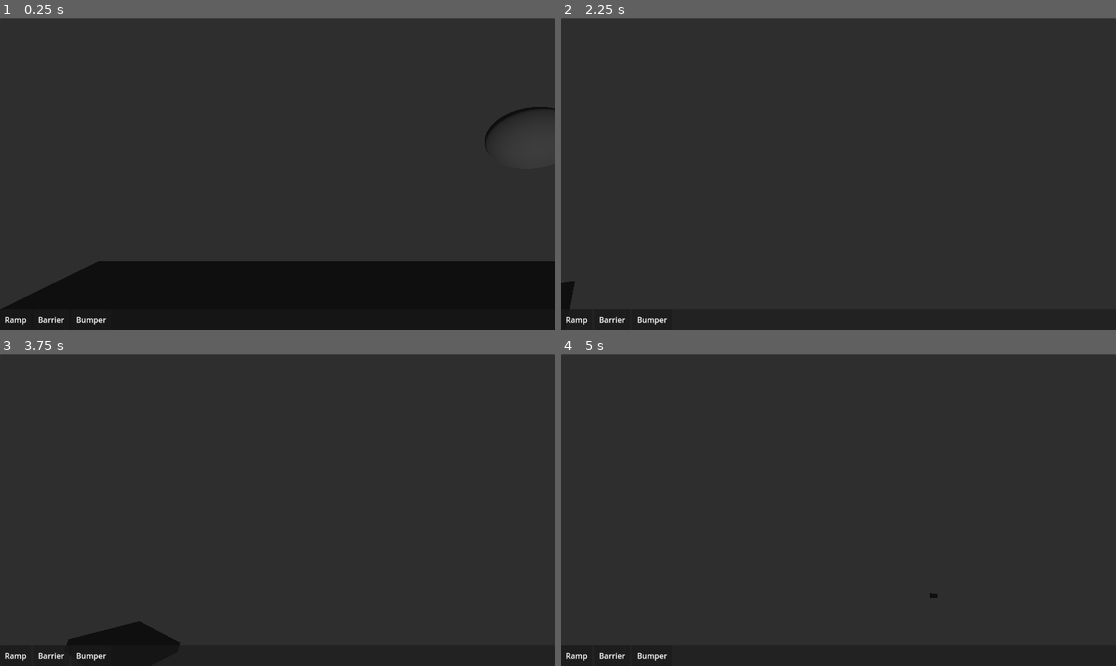
Above: before the commit, frames 1-4 (two rows, left to right).
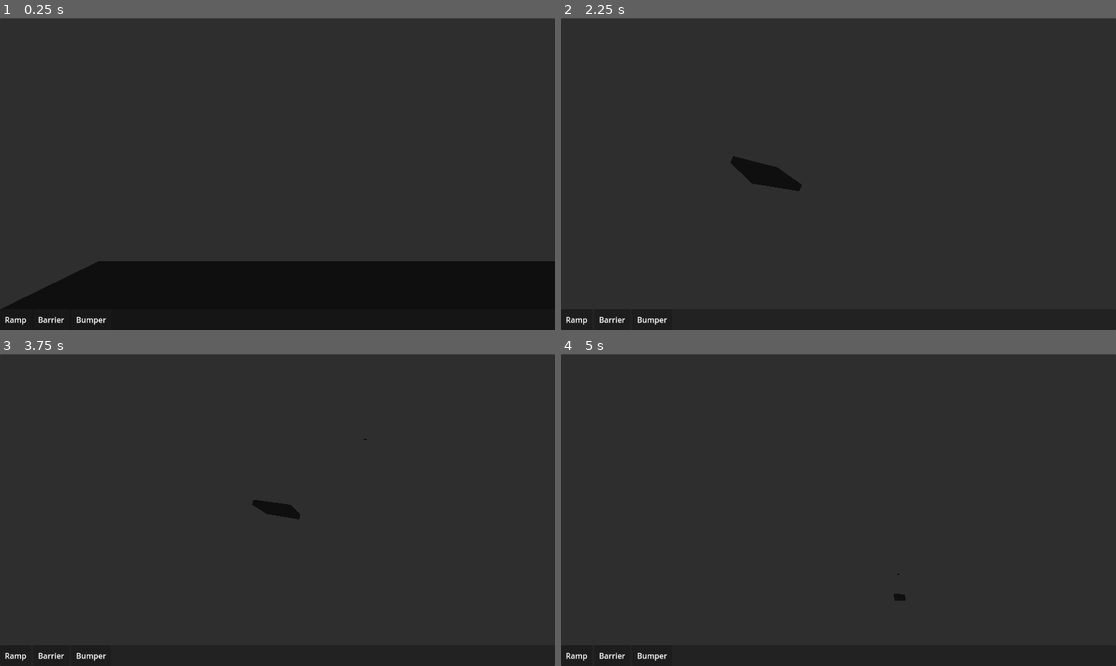
Above: after the commit, the same moments.

Repository: superzero10/twotb
Game: Godot game, scene res://scenes/test_level.tscn
The game is run twice, just before and just after one commit, with the same random seed, the same clock (stepped at 60 frames per second) and the same inputs.
Inputs (mouse positions are in pixels of both pictures, inside the frame that each line leads up to):
- Up to frame 1 (0.25 s): no input
- Up to frame 2 (2.25 s): move the mouse to (866, 174) at 0.52 s; hold Z (move_forward) 0.53-1.25 s; hold Shift (sprint) 0.53-1.25 s; click (866, 174) at 0.67 s; tap Alt (toggle_mouse_capture, bound only before the commit) at 0.8 s; tap Enter at 1.25 s; drag from (577, 320) to (810, 236) at 1.27 s; tap Space (move_up) at 2 s; move the mouse to (610, 320) at 2.02 s; hold D (move_right) from 2.03 s (still down); hold Shift (sprint) from 2.03 s (still down); click (610, 320) at 2.17 s
- Up to frame 3 (3.75 s): tap Alt (toggle_mouse_capture, bound only before the commit) at 2.3, 2.85 s; move the mouse to (271, 516) at 2.77 s; release D (move_right) at 2.78 s; release Shift (sprint) at 2.78 s; hold Z (move_forward) 2.78-3.5 s; click (271, 516) at 2.92 s; tap Shift (sprint) at 3.05 s; tap Enter at 3.5 s; drag from (88, 656) to (305, 510) at 3.52 s
- Up to frame 4 (5 s): tap Space (move_up) at 4.25 s; drag from (672, 463) to (755, 432) at 4.27 s

The runs differ from the first frame. In frame 1, 0.1% of the frame differs, in the area x 87-100%, y 28-43%; in frame 2, 0.9%; in frame 3, 1.2%, in the area x 12-67%, y 27-94%; in frame 4, less than 0.1%.

Commit message:
cam + slowmo

Diff:
--- a/project.godot
+++ b/project.godot
@@ -52,7 +52,7 @@
 "events": [Object(InputEventKey,"resource_local_to_scene":false,"resource_name":"","device":-1,"window_id":0,"alt_press …(195 unchanged characters)…
 ]
 }
-toggle_mouse_capture={
+alt={
 "deadzone": 0.5,
 "events": [Object(InputEventKey,"resource_local_to_scene":false,"resource_name":"","device":-1,"window_id":0,"alt_press …(195 unchanged characters)…
 ]
--- a/scenes/test_level.tscn
+++ b/scenes/test_level.tscn
@@ -23,7 +23,7 @@
 mesh = SubResource("BoxMesh_ks2kn")
 
 [node name="ball" parent="." instance=ExtResource("1_yrt37")]
-transform = Transform3D(1, 0, 0, 0, 1, 0, 0, 0, 1, 3, 3, -4)
+transform = Transform3D(1, 0, 0, 0, 1, 0, 0, 0, 1, 3, 9.29306, -4)
 
 [node name="OmniLight3D" type="OmniLight3D" parent="."]
 omni_range = 10.0
--- a/scripts/camera_control.gd
+++ b/scripts/camera_control.gd
@@ -8,8 +8,18 @@
 # Variables pour stocker la rotation
 var rotation_x: float = 0.0
 var rotation_y: float = 0.0
-var mouse_captured = true
+var camera_active = true
+var ignore_mouse_input = false  # Variable pour ignorer les entrées de la souris temporairement
+var is_slow_motion = false  # Suivi de l'état du slow motion
 
+# Facteur de ralentissement
+@export var slow_motion_scale: float = 0.2  # Valeur entre 0.0 et 1.0
+@export var slow_motion_transition_speed: float = 5.0  # Transition vers le slow motion
+@export var stop_transition_speed: float = 9.5  # Transition vers l'arrêt progressif
+
+# Variables pour gérer la vitesse et l'arrêt progressif
+var current_direction: Vector3 = Vector3.ZERO  # Direction actuelle
+var current_speed: float = 0.0  # Vitesse actuelle
 
 # Fonction appelée lors du démarrage
 func _ready():
@@ -18,20 +28,55 @@
 
 # Gestion des événements d'entrée (souris pour regarder)
 func _input(event: InputEvent):
-	if event is InputEventMouseMotion:
+	if ignore_mouse_input and event is InputEventMouseMotion:
+		return
+
+	if camera_active and event is InputEventMouseMotion:
 		rotation_y -= event.relative.x * look_sensitivity
 		rotation_x -= event.relative.y * look_sensitivity
 		rotation_x = clamp(rotation_x, -90, 90)  # Limiter la rotation verticale
+		rotate_camera()
 
 # Déplacement et application des rotations
 func _process(delta: float):
-	# Appliquer la rotation à la caméra
-	rotation_degrees.x = rotation_x
-	rotation_degrees.y = rotation_y
+	# Vérifier si la touche Alt est pressée pour activer ou désactiver le slow motion
+	if Input.is_action_pressed("alt"):
+		if camera_active:  # Si on active le slow motion
+			activate_slow_motion()
+	else:
+		if is_slow_motion:  # Si on désactive le slow motion
+			deactivate_slow_motion()
 
-	# Calcul du vecteur de direction
+	# Transition vers le slow motion ou retour à la vitesse normale
+	if is_slow_motion:
+		Engine.time_scale = lerp(Engine.time_scale, slow_motion_scale, delta * slow_motion_transition_speed)
+	else:
+		Engine.time_scale = lerp(Engine.time_scale, 1.0, delta * slow_motion_transition_speed)
+
+	# Appliquer les mouvements (normaux ou ralentis)
+	if camera_active or is_slow_motion:
+		apply_progressive_movement(delta)
+
+func activate_slow_motion():
+	camera_active = false
+	is_slow_motion = true
+	ignore_mouse_input = true  # Ignorer temporairement les mouvements de souris
+	Input.set_mouse_mode(Input.MOUSE_MODE_VISIBLE)  # Libère la souris
+
+	# Geler la direction actuelle
+	current_direction = calculate_current_direction()
+	current_speed = move_speed  # Initialiser à la vitesse normale
+
+func deactivate_slow_motion():
+	camera_active = true
+	is_slow_motion = false
+	Input.set_mouse_mode(Input.MOUSE_MODE_CAPTURED)  # Capture la souris
+	ignore_mouse_input = false  # Réactive la gestion de la souris
+	current_speed = 0.0  # Réinitialiser la vitesse après l'arrêt
+
+func calculate_current_direction() -> Vector3:
+	# Calcul du vecteur de direction basé sur les entrées clavier
 	var direction: Vector3 = Vector3.ZERO
-
 	if Input.is_action_pressed("move_forward"):  # Z
 		direction -= transform.basis.z
 	if Input.is_action_pressed("move_backward"):  # S
@@ -44,18 +89,32 @@
 		direction += transform.basis.y
 	if Input.is_action_pressed("move_down"):  # Shift
 		direction -= transform.basis.y
-	# Vérifie si l'action 'toggle_mouse_capture' a été déclenchée
-	if Input.is_action_just_pressed("toggle_mouse_capture"):
-		mouse_captured = not mouse_captured  # Inverse l'état
-		if mouse_captured:
-			Input.set_mouse_mode(Input.MOUSE_MODE_CAPTURED)  # Capture le curseur
-		else:
-			Input.set_mouse_mode(Input.MOUSE_MODE_VISIBLE)  # Libère le curseur
+	return direction.normalized()
 
-	# Ajuster la vitesse (avec ou sans sprint)
-	var speed: float = move_speed
-	if Input.is_action_pressed("sprint"):
-		speed *= sprint_multiplier
+func apply_progressive_movement(delta: float):
+	if is_slow_motion:
+		# Réduire la vitesse progressivement vers zéro
+		current_speed = lerp(current_speed, 0.0, delta * stop_transition_speed)
 
-	# Déplacer la caméra
-	position += direction.normalized() * speed * delta
+		# Déplacer la caméra dans la direction figée avec la vitesse réduite
+		position += current_direction * current_speed * delta
+	elif camera_active:
+		# Appliquer la rotation actuelle aux axes
+		rotation_degrees.x = rotation_x
+		rotation_degrees.y = rotation_y
+
+		# Calculer la direction dynamique si la caméra est active
+		var direction = calculate_current_direction()
+
+		# Ajuster la vitesse (avec ou sans sprint)
+		var speed: float = move_speed
+		if Input.is_action_pressed("sprint"):
+			speed *= sprint_multiplier
+
+		# Déplacer la caméra
+		position += direction * speed * delta
+
+func rotate_camera():
+	# Applique la rotation actuelle aux axes
+	rotation_degrees.x = rotation_x
+	rotation_degrees.y = rotation_y
--- a/scripts/level_selectables.gd
+++ b/scripts/level_selectables.gd
@@ -2,7 +2,7 @@
 
 var selectable_model: PackedScene
 var dragged_instance = null
-var drag_plane = Plane(Vector3.UP, 0)
+var drag_plane = Plane(Vector3.UP, 1)
 
 func _input(event):
 	if event is InputEventMouseButton:
